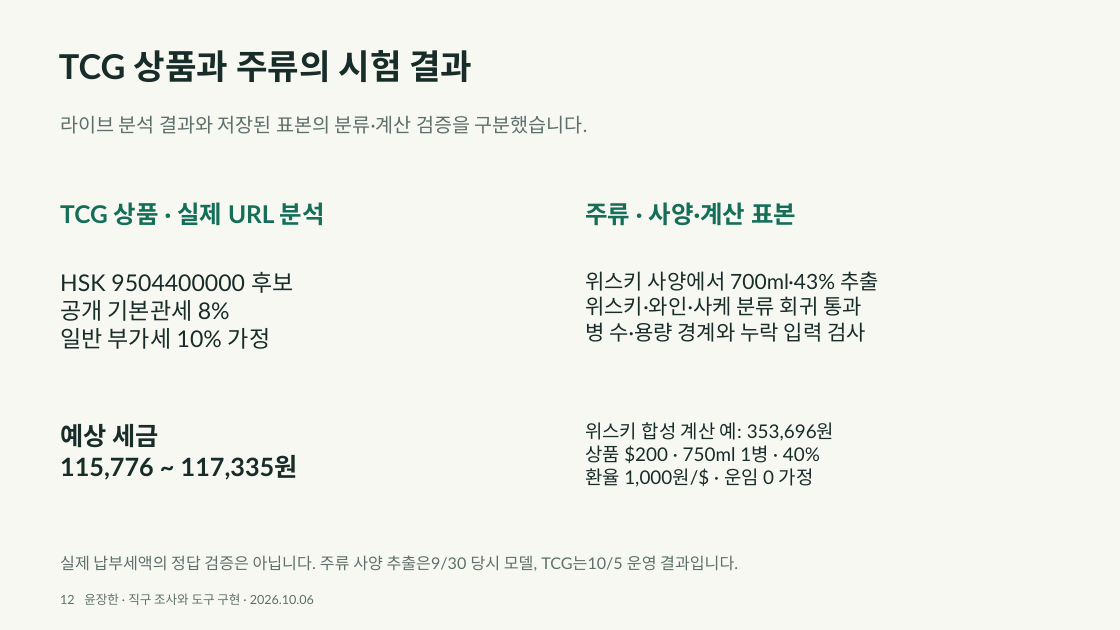
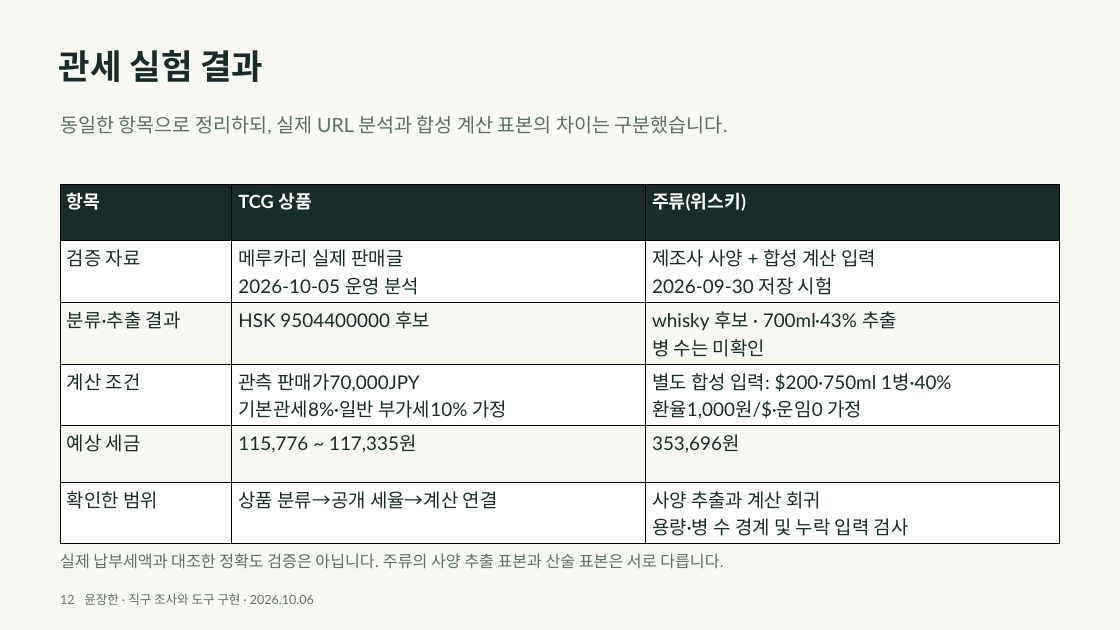
Before and after one commit to y00nZZang/crossborder-purchase-agent, a slide deck: slide 12 of portfolio/crossborder-portfolio.pptx. Drawn at 1120x630 pixels with LibreOffice and Linux fonts; fonts in the diff are those of the drawing. Boxes give left, top, right and bottom in pixels: in the first picture for what was removed or moved away, otherwise in the second. Text is boxed around its words. In the diff, an @@ line names an element or a change of style, - is before the commit and + after.

```diff
--- a/portfolio/crossborder-portfolio.pptx
+++ b/portfolio/crossborder-portfolio.pptx
@@ text at [59, 50, 263, 82]: text changed @@
-TCG 상품과 주류의 시험 결과
+관세 실험 결과
@@ text at [60, 115, 728, 135]: text changed @@
-라이브 분석 결과와 저장된 표본의 분류·계산 검증을 구분했습니다.
+동일한 항목으로 정리하되, 실제 URL 분석과 합성 계산 표본의 차이는 구분했습니다.
@@ text removed at [60, 202, 325, 226] @@
-TCG 상품 · 실제 URL 분석
@@ table added at [60, 184, 1060, 540], 6 rows, 3 columns @@
+항목 | TCG 상품 | 주류(위스키)
+검증 자료 | 메루카리 실제 판매글 / 2026-10-05 운영 분석 | 제조사 사양 + 합성 계산 입력 / 2026-09-30 저장 시험
+분류·추출 결과 | HSK 9504400000 후보 | whisky 후보 · 700ml·43% 추출 / 병 수는 미확인
+계산 조건 | 관측 판매가70,000JPY / 기본관세8%·일반 부가세10% 가정 | 별도 합성 입력: $200·750ml 1병·40% / 환율1,000원/$·운임0 가정
+예상 세금 | 115,776 ~ 117,335원 | 353,696원
+확인한 범위 | 상품 분류→공개 세율→계산 연결 | 사양 추출과 계산 회귀 / 용량·병 수 경계 및 누락 입력 검사
@@ text removed at [585, 202, 796, 226] @@
-주류 · 사양·계산 표본
@@ text removed at [60, 272, 293, 349] @@
-HSK 9504400000 후보
-공개 기본관세 8%
-일반 부가세 10% 가정
@@ text removed at [585, 271, 880, 342] @@
-위스키 사양에서 700ml·43% 추출
-위스키·와인·사케 분류 회귀 통과
-병 수·용량 경계와 누락 입력 검사
@@ text removed at [60, 424, 298, 480] @@
-예상 세금
-115,776 ~ 117,335원
@@ text removed at [585, 422, 835, 487] @@
-위스키 합성 계산 예: 353,696원
-상품 $200 · 750ml 1병 · 40%
-환율 1,000원/$ · 운임 0 가정
@@ text at [60, 553, 723, 569]: text changed @@
-실제 납부세액의 정답 검증은 아닙니다. 주류 사양 추출은9/30 당시 모델, TCG는10/5 운영 결과입니다.
+실제 납부세액과 대조한 정확도 검증은 아닙니다. 주류의 사양 추출 표본과 산술 표본은 서로 다릅니다.
```
Also in this commit, not shown: 4 other slides changed, 2 other files.
